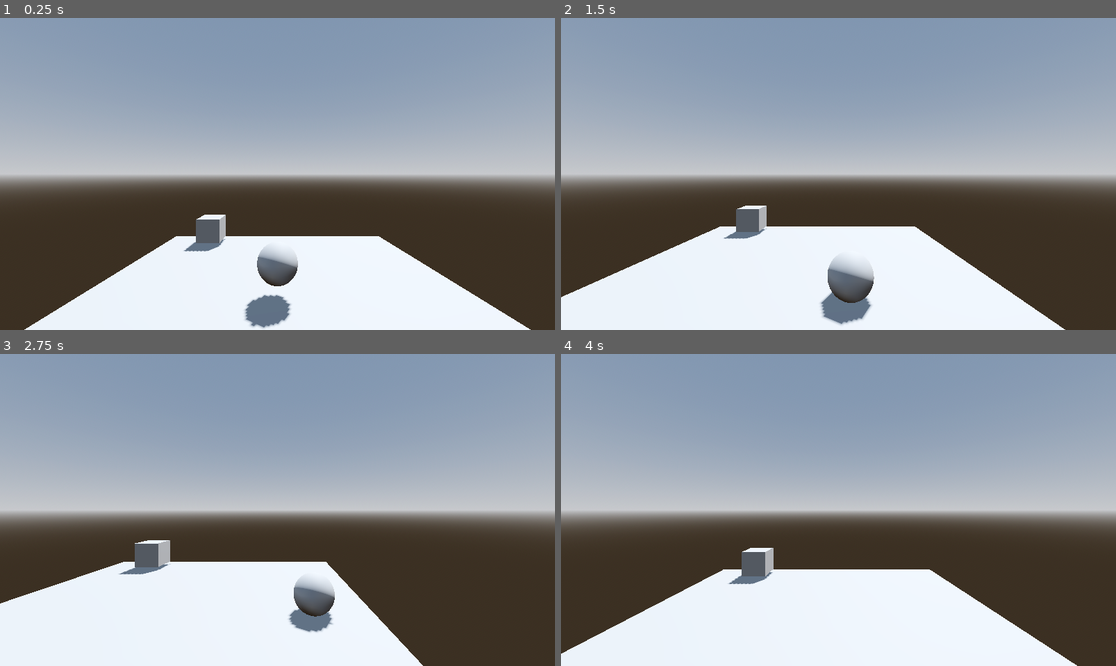
Above: before the commit, frames 1-4 (two rows, left to right).
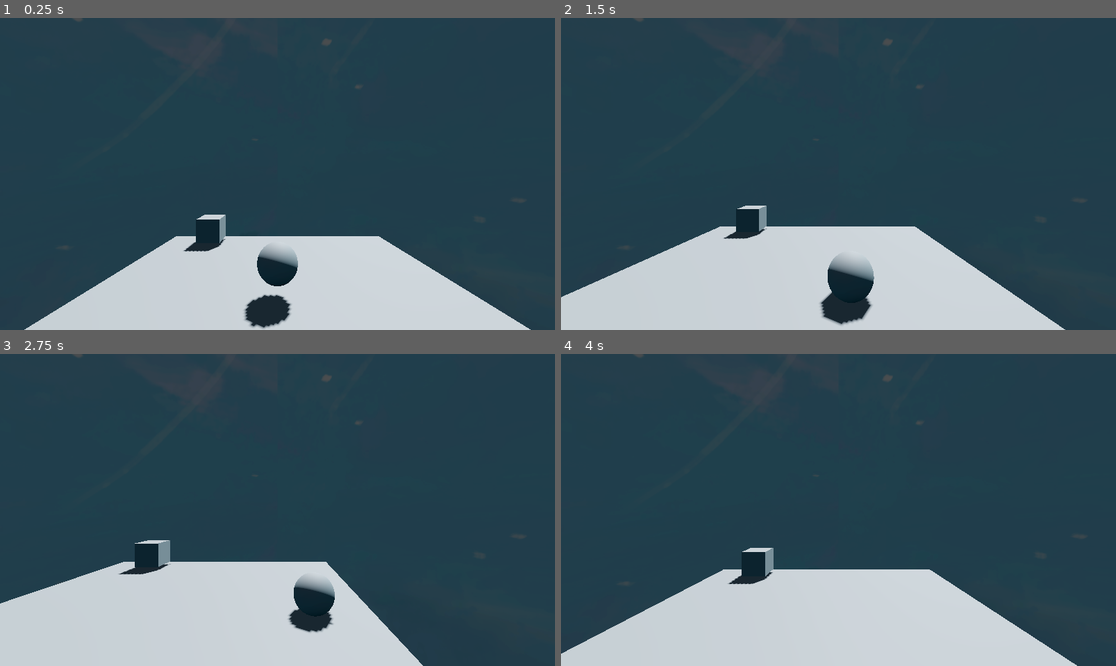
Above: after the commit, the same moments.

Repository: fazilhus/mantis-crab
Game: Godot game, scene res://scenes/game.tscn
Same seed, same stepped clock (60 frames per second), same inputs: the game is played once before the commit and once after it.
Inputs:
- Up to frame 1 (0.25 s): no input
- Up to frame 2 (1.5 s): tap Enter (ui_accept) at 0.5, 0.77 s; hold Right (ui_right) 0.53-1.28 s; hold Down (ui_down) from 1.28 s (still down)
- Up to frame 3 (2.75 s): tap Enter (ui_accept) at 1.52, 2 s; release Down (ui_down) at 2.03 s; hold Right (ui_right) from 2.03 s (still down)
- Up to frame 4 (4 s): release Right (ui_right) at 2.78 s; hold Up (ui_up) 2.78-3.53 s; tap Enter (ui_accept) at 3.02, 3.5, 3.77 s; hold Left (ui_left) from 3.53 s (still down)

The runs differ from the first frame. In frame 1, 100% of the frame differs, in the area x 0-100%, y 0-100%; in frame 2, 100%; in frame 3, 100%; in frame 4, 100%.

Commit message:
imported skybox

Diff:
--- a/resources/world_environment.tres
+++ b/resources/world_environment.tres
@@ -1,11 +1,13 @@
-[gd_resource type="Environment" load_steps=3 format=3 uid="uid://brg3g0uv71dbg"]
+[gd_resource type="Environment" load_steps=4 format=3 uid="uid://brg3g0uv71dbg"]
 
-[sub_resource type="ProceduralSkyMaterial" id="ProceduralSkyMaterial_insub"]
-sky_horizon_color = Color(0.64625, 0.65575, 0.67075, 1)
-ground_horizon_color = Color(0.64625, 0.65575, 0.67075, 1)
+[ext_resource type="Texture2D" uid="uid://2b53imsx3afe" path="res://assets/textures/Krabb_Skybox_V1.png" id="1_kreln"]
+
+[sub_resource type="PanoramaSkyMaterial" id="PanoramaSkyMaterial_jfiap"]
+panorama = ExtResource("1_kreln")
+energy_multiplier = 0.25
 
 [sub_resource type="Sky" id="Sky_ir2g5"]
-sky_material = SubResource("ProceduralSkyMaterial_insub")
+sky_material = SubResource("PanoramaSkyMaterial_jfiap")
 
 [resource]
 background_mode = 2
Binary file added: assets/textures/Krabb_Skybox_V1.png
Not shown, added: assets/textures/Krabb_Skybox_V1.png.import
